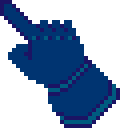
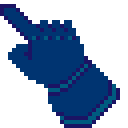
Layers edited between the first and the second 128 × 128 image:
added layer "Layer 3" above "Layer 2" over (0, 0, 12, 8)
